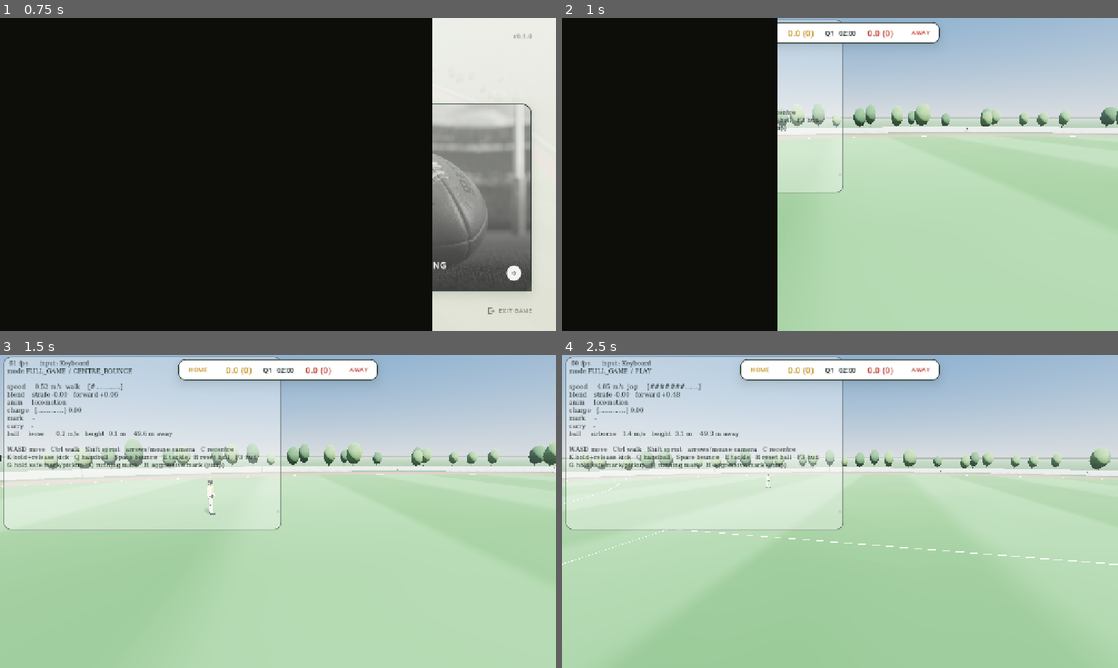
Above: before the commit, frames 1-4 (two rows, left to right).
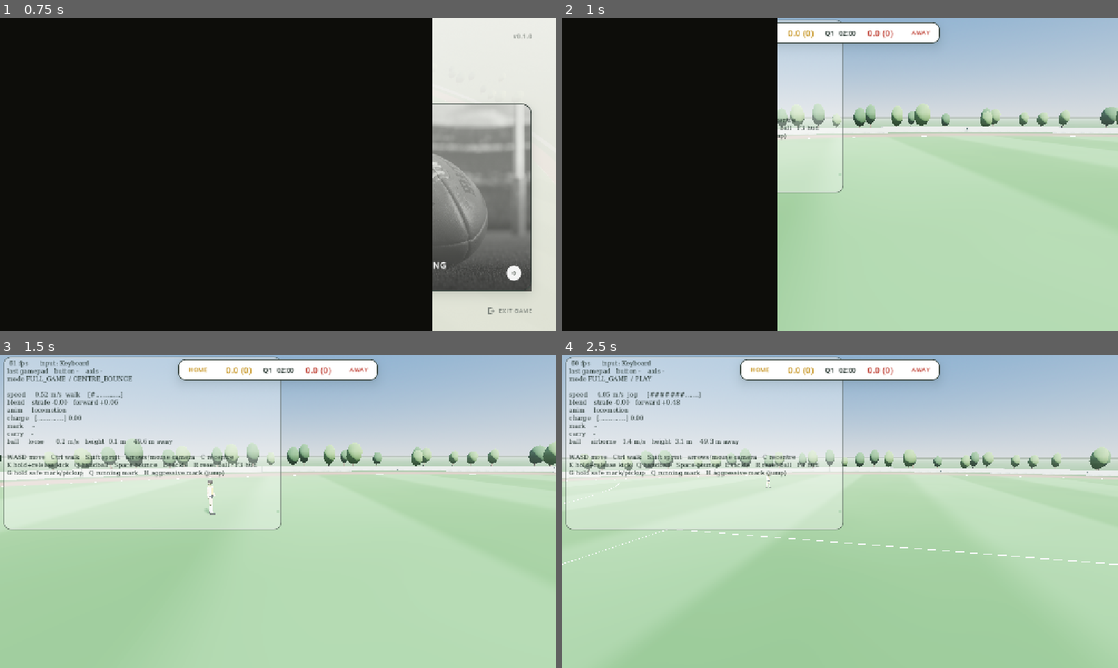
Above: after the commit, the same moments.

Repository: Yaandle/aussie-rules2
Game: Godot game, scene res://scenes/ui/main_menu.tscn
Same seed, same stepped clock (60 frames per second), same inputs: the game is played once before the commit and once after it.
Inputs (mouse positions are in pixels of both pictures, inside the frame that each line leads up to):
- Up to frame 1 (0.75 s): tap Enter (ui_accept) at 0.5 s; move the mouse to (400, 158) at 0.52 s; hold D (move_right) from 0.53 s (still down); tap Space (bounce) at 0.6 s; click (400, 158) at 0.67 s
- Up to frame 2 (1 s): keep holding D (move_right); tap Enter (ui_accept) at 0.77 s
- Up to frame 3 (1.5 s): release D (move_right) at 1.25 s; drag from (166, 527) to (250, 574) at 1.27 s
- Up to frame 4 (2.5 s): move the mouse to (895, 442) at 2.02 s; hold D (move_right) from 2.03 s (still down); tap Left (camera_left) at 2.1 s

Frame 1 is identical in both runs. In frame 2, 0.2% of the frame differs, in the area x 38-47%, y 29-39%; in frame 3, 3.0%, in the area x 1-47%, y 4-40%; in frame 4, 2.9%.

Commit message:
added Assist + gravity

Diff:
--- a/scripts/autoload/input_manager.gd
+++ b/scripts/autoload/input_manager.gd
@@ -34,6 +34,18 @@
 
 var _mouse_look := Vector2.ZERO
 
+## Diagnostic only (see last_joy_button_debug()/last_joy_axis_debug(),
+## surfaced on DebugHud) — the most recent raw gamepad button/axis Godot
+## actually received, independent of whatever Input Map action(s) it's
+## bound to. Exists so "this control does nothing on my pad" can be told
+## apart from "it's arriving under a different index than the Input Map
+## expects" without guessing: press the control in question, then read
+## these rather than the other way round. -1 until any joypad input of
+## that kind arrives.
+var _last_joy_button := -1
+var _last_joy_axis := -1
+var _last_joy_axis_value := 0.0
+
 
 func _ready() -> void:
 	process_mode = Node.PROCESS_MODE_ALWAYS
@@ -45,12 +57,28 @@
 		if event is InputEventJoypadMotion and absf(event.axis_value) < 0.35:
 			return
 		device = Device.GAMEPAD
+		if event is InputEventJoypadButton:
+			var btn := event as InputEventJoypadButton
+			if btn.pressed:
+				_last_joy_button = btn.button_index
+		else:
+			var motion := event as InputEventJoypadMotion
+			_last_joy_axis = motion.axis
+			_last_joy_axis_value = motion.axis_value
 	elif event is InputEventKey or event is InputEventMouseButton:
 		device = Device.KEYBOARD
 	elif event is InputEventMouseMotion:
 		device = Device.KEYBOARD
 		if Input.get_mouse_mode() == Input.MOUSE_MODE_CAPTURED:
 			_mouse_look += event.relative * Tuning.CAM_MOUSE_SENSITIVITY
+
+
+func last_joy_button_debug() -> String:
+	return "%d" % _last_joy_button if _last_joy_button >= 0 else "-"
+
+
+func last_joy_axis_debug() -> String:
+	return "%d=%.2f" % [_last_joy_axis, _last_joy_axis_value] if _last_joy_axis >= 0 else "-"
 
 
 ## Movement intent in camera space: x = right, y = forward.
--- a/scripts/ball/ball.gd
+++ b/scripts/ball/ball.gd
@@ -99,18 +99,53 @@
 func _integrate_forces(state: PhysicsDirectBodyState3D) -> void:
 	var v := state.linear_velocity
 	var speed := v.length()
-	if speed < 0.05:
-		return
-
-	# F_drag = -0.5 * rho * Cd * A * |v| * v, with the constants folded
-	# into BALL_DRAG_COEFF.
-	state.apply_central_force(-v * speed * Tuning.BALL_DRAG_COEFF)
-
-	# F_magnus = S * (omega x v). Zero when the ball is not spinning, so
-	# a shanked wobbler is unaffected and a clean torpedo holds its line.
-	var omega := state.angular_velocity
-	if omega.length_squared() > 0.01:
-		state.apply_central_force(omega.cross(v) * Tuning.BALL_MAGNUS_COEFF)
+	if speed >= 0.05:
+		# F_drag = -0.5 * rho * Cd * A * |v| * v, with the constants folded
+		# into BALL_DRAG_COEFF.
+		state.apply_central_force(-v * speed * Tuning.BALL_DRAG_COEFF)
+
+		# F_magnus = S * (omega x v). Zero when the ball is not spinning, so
+		# a shanked wobbler is unaffected and a clean torpedo holds its line.
+		var omega := state.angular_velocity
+		if omega.length_squared() > 0.01:
+			state.apply_central_force(omega.cross(v) * Tuning.BALL_MAGNUS_COEFF)
+
+	_apply_catch_gravity(state)
+
+
+## "Catch gravity" (user-requested marking assist): a genuine small
+## attractive force toward whichever uncontested player is nearest while
+## this is still in flight — a real force through the same integration
+## drag/Magnus above already use, not a scripted snap onto a player.
+## Strongest at point-blank range, zero at CATCH_GRAVITY_RADIUS, so it
+## nudges a near-miss into a catch without visibly bending a kick's arc
+## from a distance.
+func _apply_catch_gravity(state: PhysicsDirectBodyState3D) -> void:
+	if not is_airborne():
+		return
+	var puller := _nearest_uncontested_catcher()
+	if puller == null:
+		return
+	var to_puller := puller.catch_point_position() - global_position
+	var dist := to_puller.length()
+	if dist < 0.05 or dist > Tuning.CATCH_GRAVITY_RADIUS:
+		return
+	var pull := 1.0 - dist / Tuning.CATCH_GRAVITY_RADIUS
+	state.apply_central_force(to_puller.normalized() * Tuning.CATCH_GRAVITY_ACCEL * pull * mass)
+
+
+func _nearest_uncontested_catcher() -> PlayerController:
+	var best: PlayerController = null
+	var best_dist := Tuning.CATCH_GRAVITY_RADIUS
+	for node in get_tree().get_nodes_in_group(&"players"):
+		var player := node as PlayerController
+		if player == null or player.is_carrying():
+			continue
+		var dist := global_position.distance_to(player.catch_point_position())
+		if dist < best_dist:
+			best_dist = dist
+			best = player
+	return best
 
 
 ## Send the ball. `direction` need not be normalised. `is_kick_disposal` marks
--- a/scripts/player/player_controller.gd
+++ b/scripts/player/player_controller.gd
@@ -653,11 +653,22 @@
 		mark_missed.emit(Tuning.Action.MARK_AGGRESSIVE)
 
 
+## MARK_ASSIST_RADIUS_BONUS is added after the per-tier scale, not before —
+## a flat metres bonus applied uniformly to Safe/Running/Aggressive keeps
+## their relative difficulty spread intact rather than compressing it.
 func _ball_in_catch_reach(ball: Ball, reach_scale: float) -> bool:
 	if not ball.is_airborne():
 		return false
-	return ball.global_position.distance_to(_carry_point.global_position) \
-		<= Tuning.MARK_CATCH_RADIUS * reach_scale
+	var reach := Tuning.MARK_CATCH_RADIUS * reach_scale + Tuning.MARK_ASSIST_RADIUS_BONUS
+	return ball.global_position.distance_to(_carry_point.global_position) <= reach
+
+
+## World position of this player's catch point (their hands, for marking
+## purposes) — the same Marker3D carrying already uses. Exposed so Ball's
+## catch-gravity assist (_apply_catch_gravity) can find the nearest live
+## target without needing its own copy of where "the hands" are.
+func catch_point_position() -> Vector3:
+	return _carry_point.global_position
 
 
 ## The one ball in the scene, found by group rather than a wired reference —
--- a/scripts/tuning.gd
+++ b/scripts/tuning.gd
@@ -418,6 +418,30 @@
 const GROUND_PICKUP_LUNGE_PER_SPEED := 0.05    # m of extra reach per m/s of current speed
 
 
+# ── Catch assist ─────────────────────────────────────────────────────
+# "Make marking a little easier" — two independent, additive forgiveness
+# levers rather than one blunt one, both still resolved physically (a
+# wider real reach / a real attractive force) rather than a hidden
+# probability bump, so RULES_REFERENCE.md §3's stance holds even while
+# being more forgiving.
+
+# Widens every mark tier's reach uniformly — applied as a flat bonus on
+# top of MARK_CATCH_RADIUS (see PlayerController._ball_in_catch_reach)
+# rather than folded into the per-tier scales, so the *relative*
+# safe/running/aggressive risk relationship — the whole point of having
+# three tiers — doesn't get flattened out by making them all easier by
+# the same multiple.
+const MARK_ASSIST_RADIUS_BONUS := 0.35   # m
+
+# "Catch gravity": a genuine small attractive force pulling the ball
+# toward whichever uncontested (not-carrying) player is nearest while
+# it's airborne — the same physical-forces mechanism drag/Magnus already
+# are (Ball._integrate_forces), not a scripted snap onto a player. Full
+# strength at point-blank range, fading to nothing at CATCH_GRAVITY_RADIUS.
+const CATCH_GRAVITY_RADIUS := 2.75       # m
+const CATCH_GRAVITY_ACCEL := 2.2         # m/s^2 at point-blank range
+
+
 # ── Character screen ─────────────────────────────────────────────────
 # Ported from Prototype 1's character_state.py / character_render.py: a
 # live attributes screen with two adjustable stats (Speed, Height) and a
--- a/scripts/ui/debug_hud.gd
+++ b/scripts/ui/debug_hud.gd
@@ -51,6 +51,8 @@
 	var lines: Array[String] = []
 	lines.append("%3d fps      input: %s" % [
 		Engine.get_frames_per_second(), InputManager.device_name()])
+	lines.append("last gamepad   button %-4s axis %s" % [
+		InputManager.last_joy_button_debug(), InputManager.last_joy_axis_debug()])
 	lines.append("mode %s / %s" % [GameState.mode_name(), GameState.phase_name()])
 	lines.append("")
 
